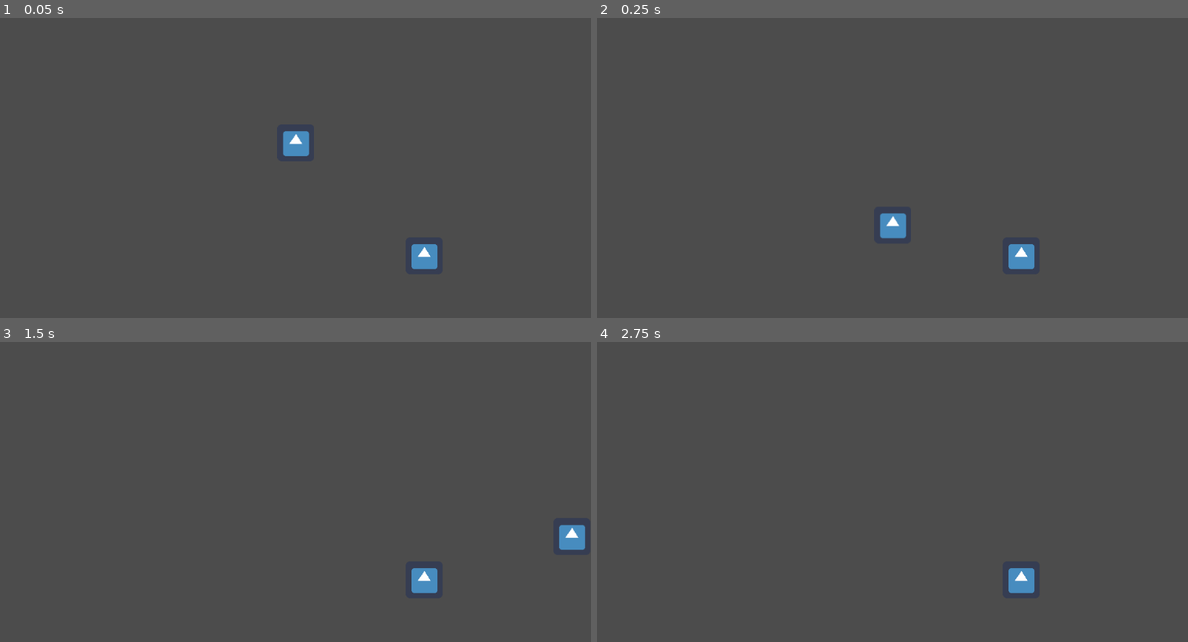
Above: before the commit, frames 1-4 (two rows, left to right).
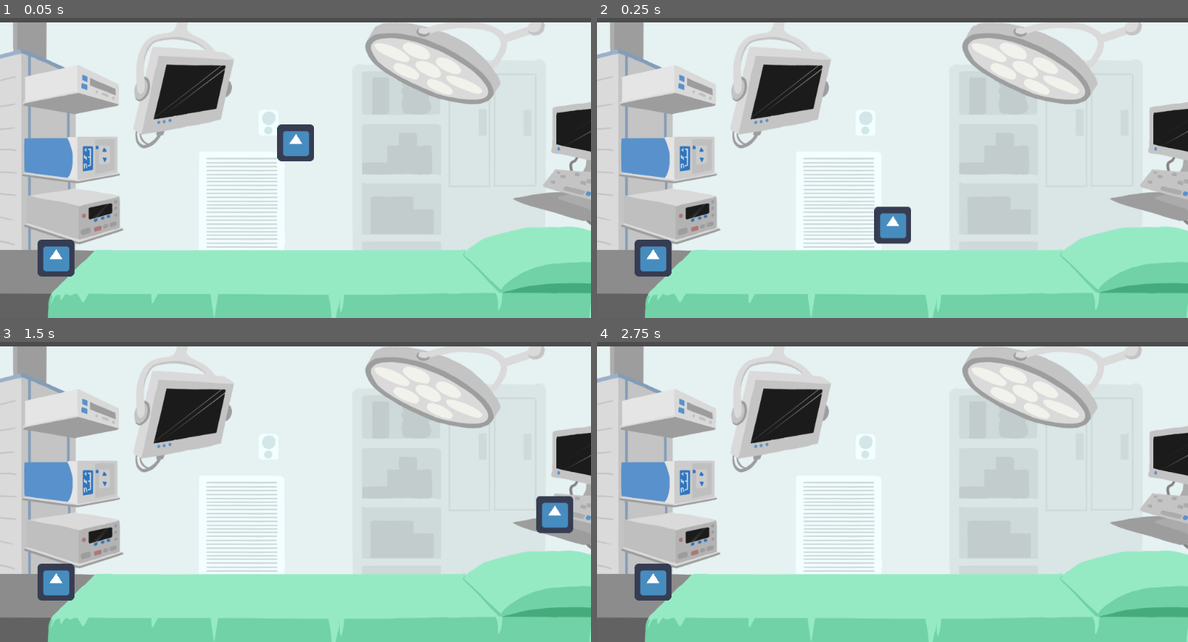
Above: after the commit, the same moments.

Repository: Grandmasterjtg/Organ-Game
Game: Godot game, scene res://Levels/TestLevel.tscn
Two runs of this game, one before a commit and one after it. Both use one fixed random seed, a clock stepped at 60 frames per second and the inputs below. This scene is started directly instead of the project's main scene. The engine's default icon, where the game draws it, is replaced by a stand-in: a white triangle on a blue panel in a dark square.
Inputs:
- Up to frame 1 (0.05 s): no input
- Up to frame 2 (0.25 s): no input
- Up to frame 3 (1.5 s): hold D (move_right) from 0.53 s (still down); tap P (test) at 0.6, 1.35 s; tap Space (jump) at 0.77 s
- Up to frame 4 (2.75 s): tap Space (jump) at 1.52 s; tap Enter at 2 s; release D (move_right) at 2.03 s; hold A (move_left) from 2.03 s (still down); tap P (test) at 2.1 s

The runs differ from the first frame. In frame 1, 97% of the frame differs, in the area x 0-100%, y 1-100%; in frame 2, 97%; in frame 3, 97%; in frame 4, 97%.

Commit message:
Test animation and background

Diff:
--- a/OrganGame/Levels/TestLevel.tscn
+++ b/OrganGame/Levels/TestLevel.tscn
@@ -1,15 +1,25 @@
-[gd_scene load_steps=4 format=2]
+[gd_scene load_steps=6 format=2]
 
 [ext_resource path="res://Scenes/PlayerMovement.tscn" type="PackedScene" id=1]
 [ext_resource path="res://Scenes/TestGetEnemyDuringAttack.tscn" type="PackedScene" id=2]
+[ext_resource path="res://Assets/Stage.png" type="Texture" id=3]
 
 [sub_resource type="RectangleShape2D" id=1]
 extents = Vector2( 512, 32 )
 
+[sub_resource type="CapsuleShape2D" id=2]
+radius = 33.0
+height = 170.811
+
 [node name="Test Level" type="Node"]
 
+[node name="Sprite" type="Sprite" parent="."]
+position = Vector2( 542, 357 )
+scale = Vector2( 0.5, 0.5 )
+texture = ExtResource( 3 )
+
 [node name="StaticBody2D" type="StaticBody2D" parent="."]
-position = Vector2( 716, 545 )
+position = Vector2( 719, 545 )
 __meta__ = {
 "_edit_group_": true
 }
@@ -22,4 +32,15 @@
 position = Vector2( 513, 288 )
 
 [node name="TestGetEnemyDuringAttack" parent="." instance=ExtResource( 2 )]
-position = Vector2( 709, 466 )
+position = Vector2( 71, 470 )
+
+[node name="StaticBody2D2" type="StaticBody2D" parent="."]
+position = Vector2( 58, -105 )
+__meta__ = {
+"_edit_group_": true
+}
+
+[node name="CollisionShape2D" type="CollisionShape2D" parent="StaticBody2D2"]
+position = Vector2( 899, 642 )
+rotation = 1.39626
+shape = SubResource( 2 )
--- /dev/null
+++ b/OrganGame/TestAnimation.tscn
@@ -0,0 +1,21 @@
+[gd_scene load_steps=3 format=2]
+
+[sub_resource type="RectangleShape2D" id=1]
+extents = Vector2( 68.5, 67 )
+
+[sub_resource type="SpriteFrames" id=2]
+animations = [ {
+"frames": [  ],
+"loop": true,
+"name": "default",
+"speed": 5.0
+} ]
+
+[node name="KinematicBody2D" type="KinematicBody2D"]
+
+[node name="CollisionShape2D" type="CollisionShape2D" parent="."]
+position = Vector2( 58.5, 57 )
+shape = SubResource( 1 )
+
+[node name="AnimatedSprite" type="AnimatedSprite" parent="."]
+frames = SubResource( 2 )
Binary file added: OrganGame/Assets/Stage.png
Not shown, added: OrganGame/Assets/Stage.png.import
